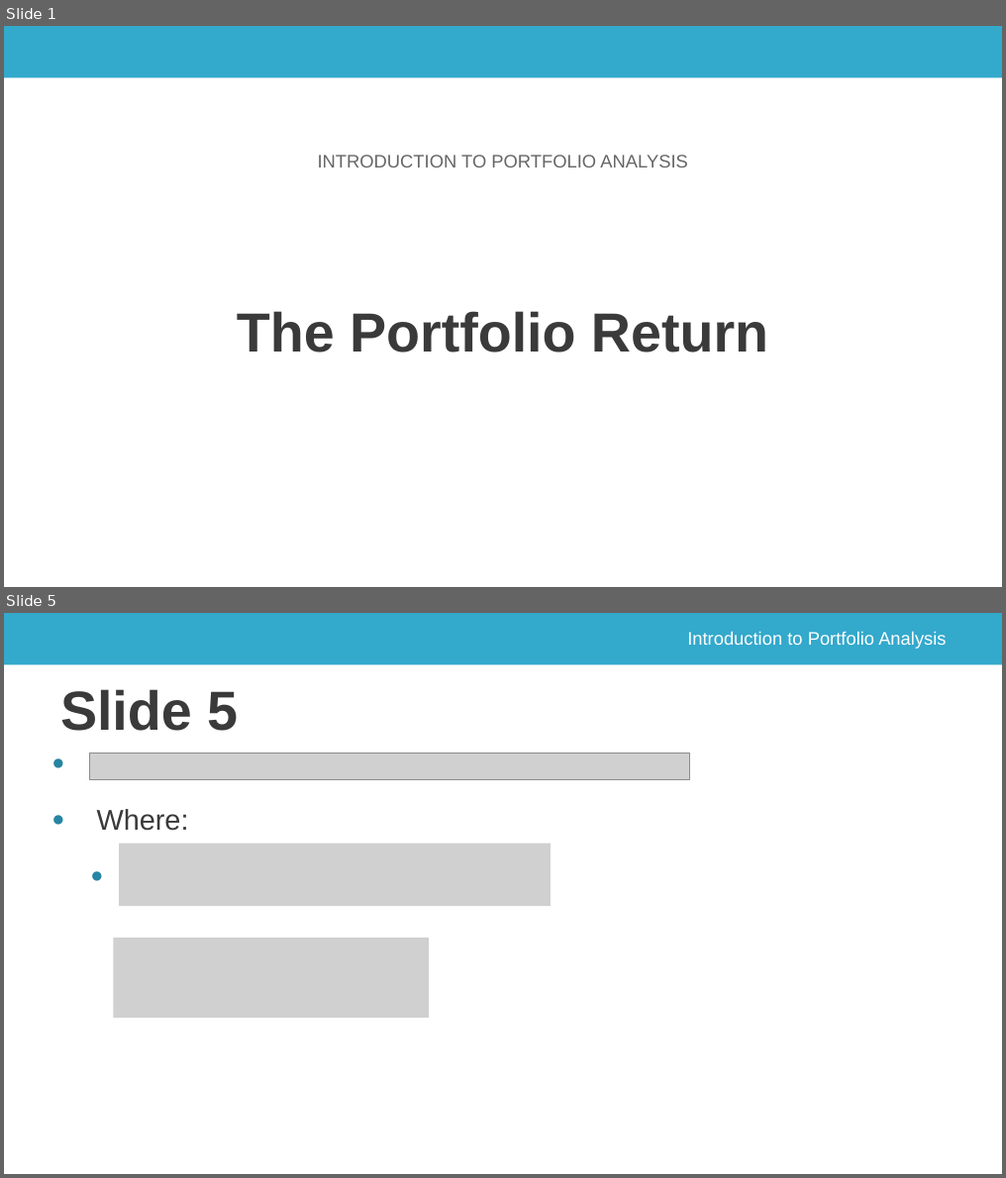
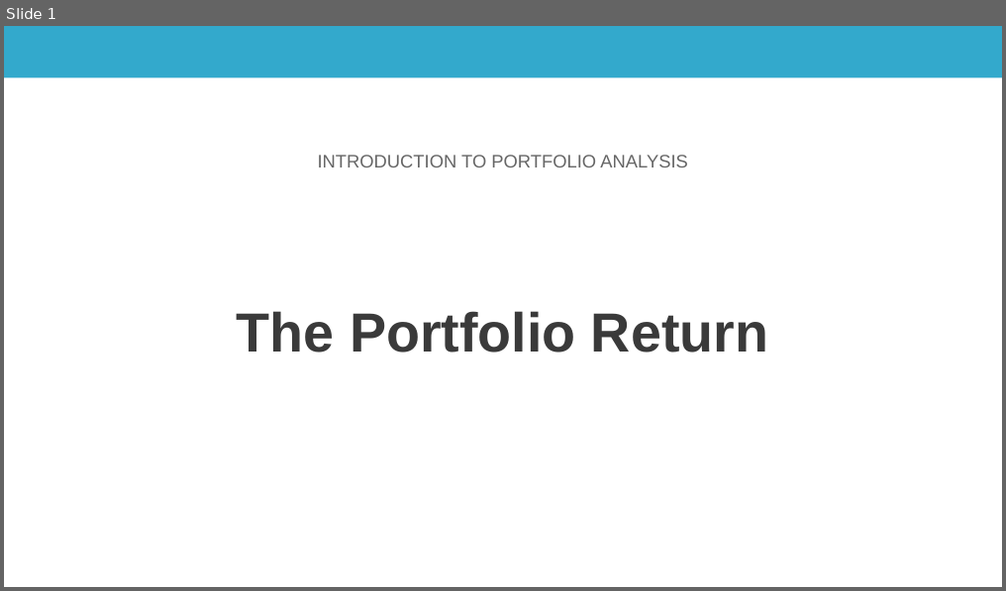
Before and after one commit to saciestudio/courses-intro-portfolio-analysis, a slide deck: scripts/ch_1_video_3.pptx. Shown one above the other, each under a label of ours: slides 1 and 5 before the commit, slide 1 after it; the slides between them are not shown. The pictures are 1006x1178 and 1006x591 pixels, drawn with LibreOffice and Linux fonts; fonts in the diff are those of the drawing; grey boxes stand for pictures; background and template pictures are left out. Boxes give left, top, right and bottom in pixels: in the first picture for what was removed or moved away, otherwise in the second. Text is boxed around its words. In the diff, an @@ line names an element or a change of style, - is before the commit and + after.

```diff
--- a/scripts/ch_1_video_3.pptx
+++ b/scripts/ch_1_video_3.pptx
@@ slide 5 removed at (4, 613, 1002, 1174), background #FFFFFF; not listed: 1 template element that a slide beside it also shows @@
@@ text removed at (687, 631, 945, 649) @@
-Introduction to Portfolio Analysis
@@ title removed at (60, 689, 238, 731) @@
-Slide 5
@@ picture removed at (89, 753, 689, 779) @@
@@ text removed at (97, 809, 189, 831) @@
-● Where:
@@ picture removed at (119, 843, 550, 906) @@
@@ picture removed at (113, 938, 429, 1018) @@
```
Also in this commit, not shown: 5 slides changed, 5 slides added, 2 other files.
